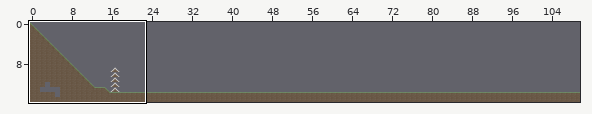
Tiled map: Content/LevelDesignFive.tmx. Above: a wide view before the commit, with the close-up outlined.
Close-up. Earlier state:
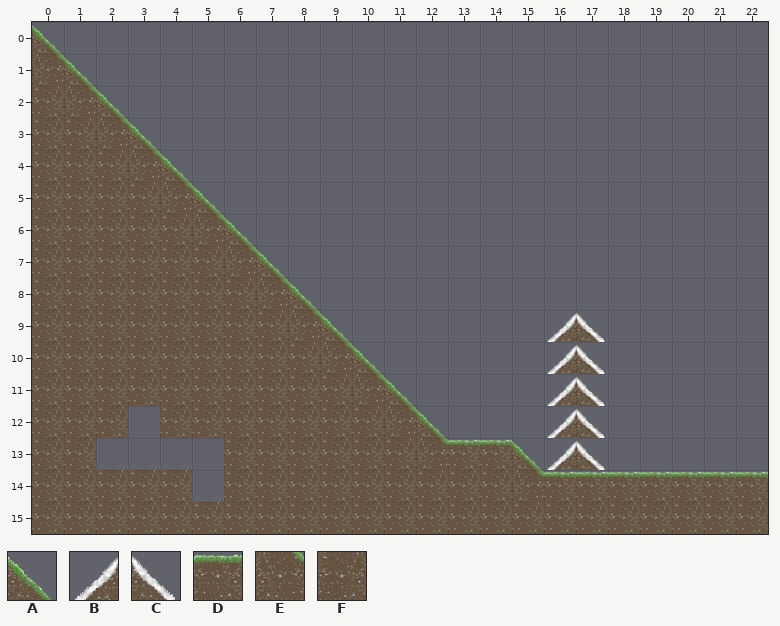
Cells are 64x64 px. Shown: x 0..22, y 0..15. The commit also changed other parts of the map, which this record leaves out.
Key: from "tilesheet": A 2, B 3, C 4, D 6, E 8, F 12.
_ is an empty cell.
Layer "Tile FG" before, first column x 0:
 0 A______________________
 1 EA_____________________
 2 FEA____________________
 3 FFEA___________________
 4 FFFEA__________________
 5 FFFFEA_________________
 6 FFFFFEA________________
 7 FFFFFFEA_______________
 8 FFFFFFFEA______________
 9 FFFFFFFFEA______BC_____
10 FFFFFFFFFEA_____BC_____
11 FFFFFFFFFFEA____BC_____
12 FFF_FFFFFFFEA___BC_____
13 FF____FFFFFFEDDABC_____
14 FFFFF_FFFFFFFFFEDDDDDDD
15 FFFFFFFFFFFFFFFFFFFFFFF
After the commit:
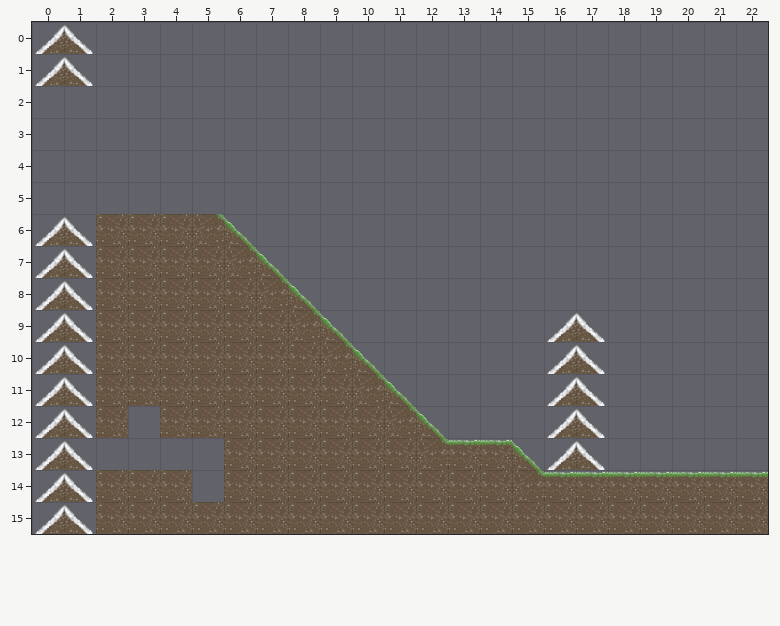
The exact change:
Layer "Tile FG":
y 0: x 0..1 A_ -> BC
y 1: x 0..1 EA -> BC
y 2: x 0..2 FEA -> ___
y 3: x 0..3 FFEA -> ____
y 4: x 0..4 FFFEA -> _____
y 5: x 0..5 FFFFEA -> ______
y 6..15: x 0..1 FF -> BC
Boxes around the changes in both close-ups, in picture pixels (x1, y1, x2, y2):
changed: (32, 24, 221, 534)
